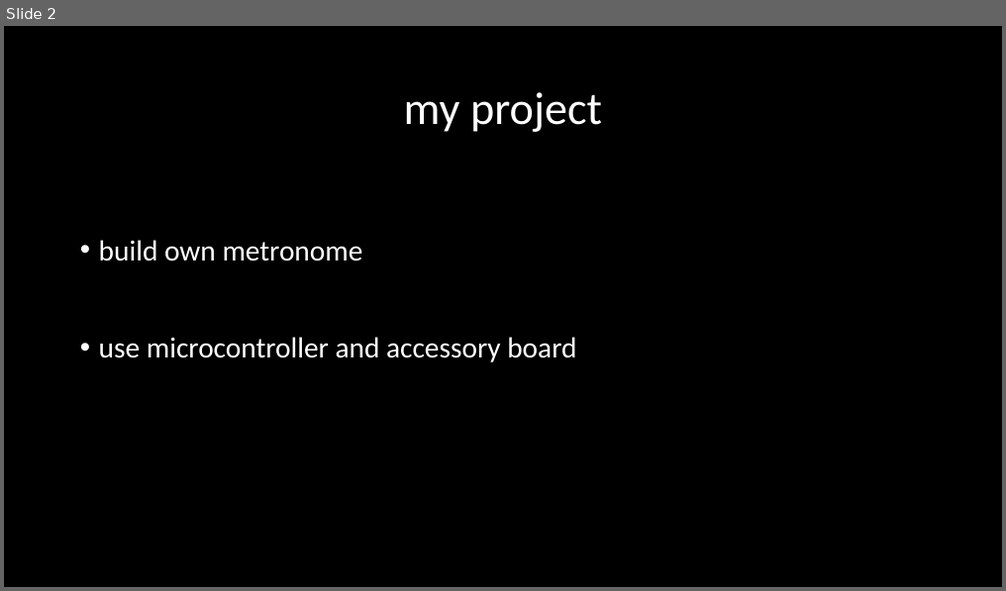
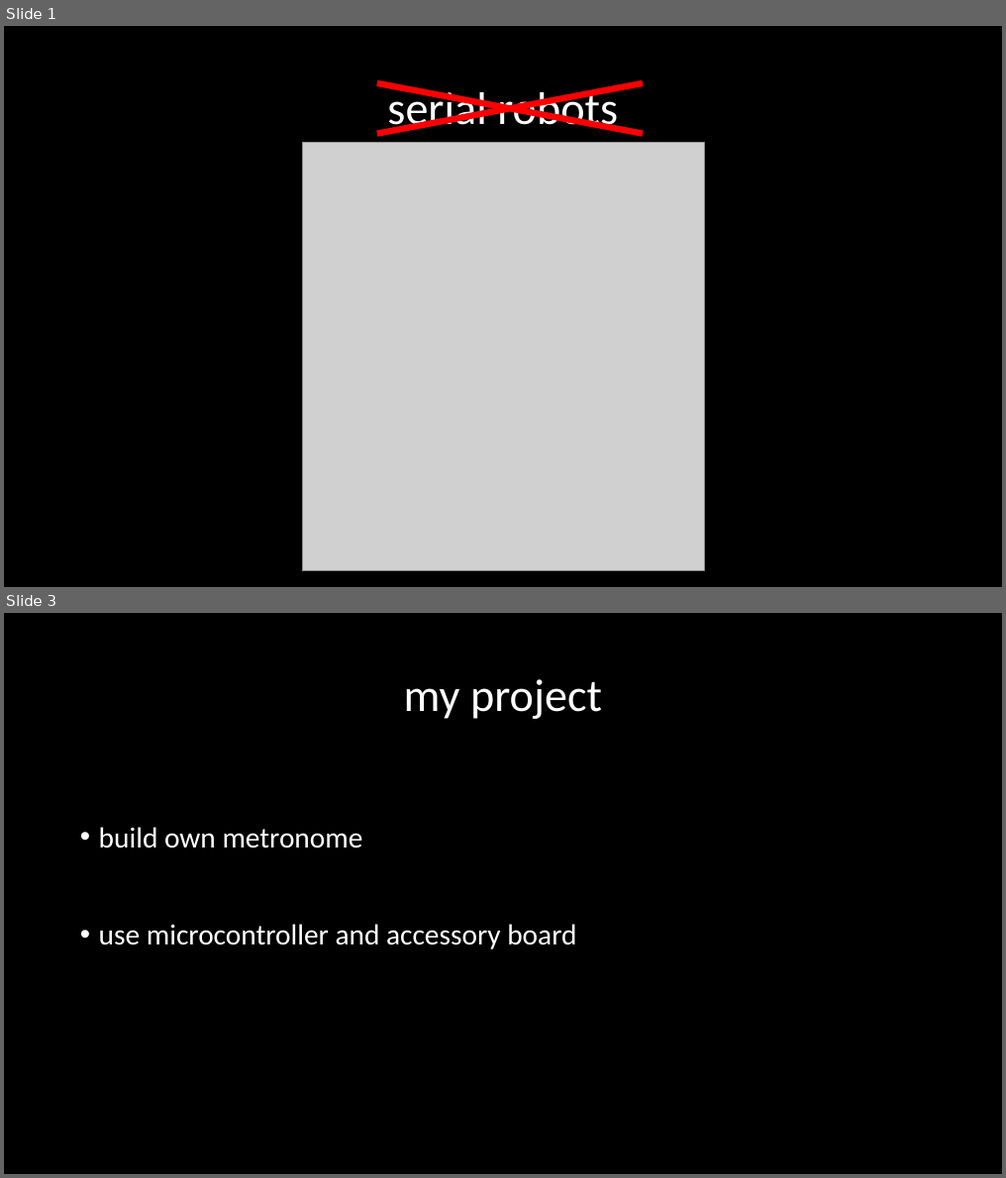
Before and after one commit to sevasch/STM32_metronome, a slide deck: presentation.pptx. Shown one above the other, each under a label of ours: slide 2 before the commit, slides 1 and 3 after it; the slides between them are not shown. The pictures are 1006x591 and 1006x1178 pixels, drawn with LibreOffice and Linux fonts; fonts in the diff are those of the drawing; grey boxes stand for pictures. Boxes give left, top, right and bottom in pixels: in the first picture for what was removed or moved away, otherwise in the second. Text is boxed around its words. In the diff, an @@ line names an element or a change of style, - is before the commit and + after.

```diff
--- a/presentation.pptx
+++ b/presentation.pptx
@@ slide 1 added at (4,26,1002,587), background #000000 @@
@@ line added from (377, 134) to (643, 83), #FF0000 6 pt @@
@@ line added from (377, 83) to (643, 134), #FF0000 6 pt @@
@@ title added at (387,86,618,135), 44 pt, text #FFFFFF @@
+serial robots
@@ picture added at (302,142,704,571) @@
@@ what was slide 2 is now slide 3 @@
```
Also in this commit, not shown: 3 slides changed.
